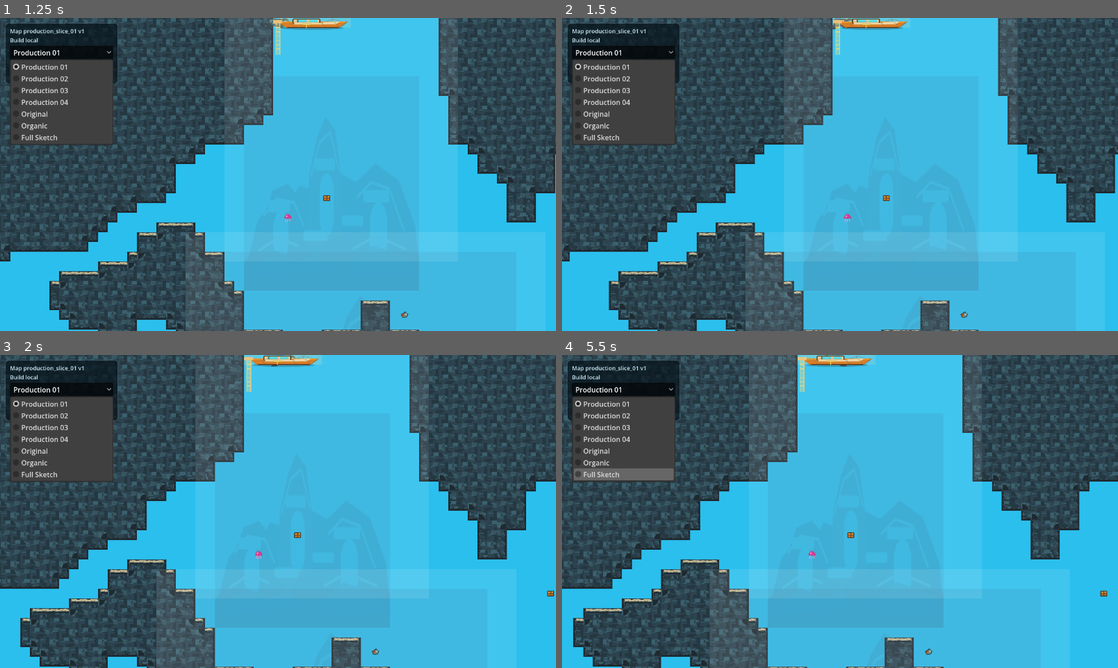
Above: before the commit, frames 1-4 (two rows, left to right).
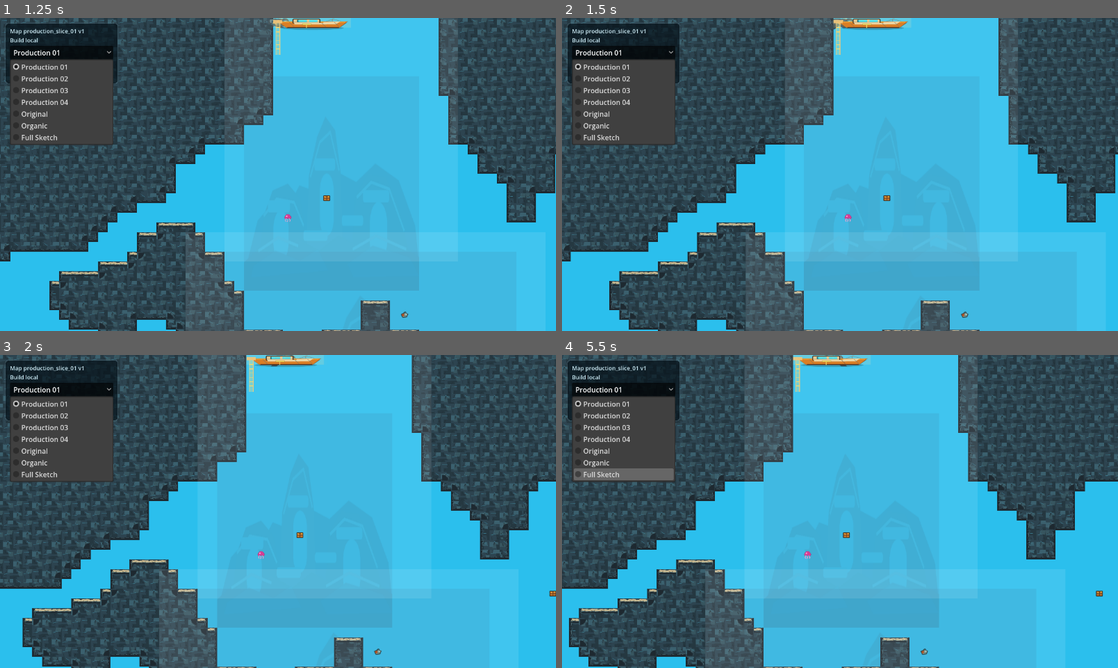
Above: after the commit, the same moments.

Repository: joeypshell/oceangame2
Game: Godot game, scene res://scenes/main/Main.tscn
The game is run twice, just before and just after one commit, with the same random seed, the same clock (stepped at 60 frames per second) and the same inputs.
Inputs:
- Up to frame 1 (1.25 s): click "Production 01" at 0.5 s
- Up to frame 2 (1.5 s): tap Enter at 1.25 s; hold Right (ui_right) from 1.28 s (still down); tap R at 1.35 s
- Up to frame 3 (2 s): keep holding Right (ui_right)
- Up to frame 4 (5.5 s): release Right (ui_right) at 2.03 s; hold Down (ui_down) 2.03-2.78 s; tap R every 0.75 s from 2.1 to 5.1 s; hold Right (ui_right) 2.78-3.53 s; hold Up (ui_up) 3.53-4.28 s; hold Left (ui_left) from 4.28 s (still down)

Frame 1 is identical in both runs. In frame 2, 2.0% of the frame differs, in the area x 0-100%, y 0-100%; in frame 3, 7.5%; in frame 4, 11%.

Commit message:
Tune player movement feel (#103)

Diff:
--- a/scripts/main/main.gd
+++ b/scripts/main/main.gd
@@ -31,6 +31,7 @@
 const CAPTURE_ZOOM := Vector2(0.7, 0.7)
 const PLAYER_READABILITY_CAPTURE_ZOOM := Vector2(2.0, 2.0)
 const PLAYER_READABILITY_ENTRY_OFFSET_TILES := Vector2(0, 5)
+const MOVEMENT_FEEL_PROBE_CENTER_TILES := Vector2(42, 25)
 const BACKGROUND_DEPTH_CAPTURE_ZOOM := Vector2(0.52, 0.52)
 const BACKGROUND_DEPTH_CENTER_TILES := Vector2(39, 24)
 const BACKGROUND_DEPTH_PLAYER_OFFSET_TILES := Vector2(0, 8)
@@ -590,7 +591,7 @@
 
 	_player.set_physics_process(false)
 	_hazard_interactions_enabled = false
-	_player.global_position = _world.spawn_position + PLAYER_READABILITY_ENTRY_OFFSET_TILES * float(_world.tile_size)
+	_player.global_position = MOVEMENT_FEEL_PROBE_CENTER_TILES * float(_world.tile_size)
 	if _player.has_method("reset_motion"):
 		_player.reset_motion()
 
@@ -600,6 +601,8 @@
 	var stop_velocity: Vector2 = _player.velocity
 	await _swim_for_frames(Vector2.LEFT, 20)
 	var reverse_velocity: Vector2 = _player.velocity
+	if _player.has_method("reset_motion"):
+		_player.reset_motion()
 	await _swim_for_frames(Vector2(1.0, -1.0), 15)
 	var diagonal_velocity: Vector2 = _player.velocity
 
--- a/scripts/player/player_controller.gd
+++ b/scripts/player/player_controller.gd
@@ -1,8 +1,8 @@
 extends CharacterBody2D
 
 @export var swim_speed := 200.0
-@export var acceleration := 820.0
-@export var deceleration := 1100.0
+@export var acceleration := 620.0
+@export var deceleration := 900.0
 
 const LIGHT_CONE_OFFSET_X := 88.0
 
Not shown, changed: docs/current/ARCHITECTURE.md
Not shown, changed: docs/current/PROJECT_CONTEXT.md
Not shown, changed: docs/current/TOOLING.md
